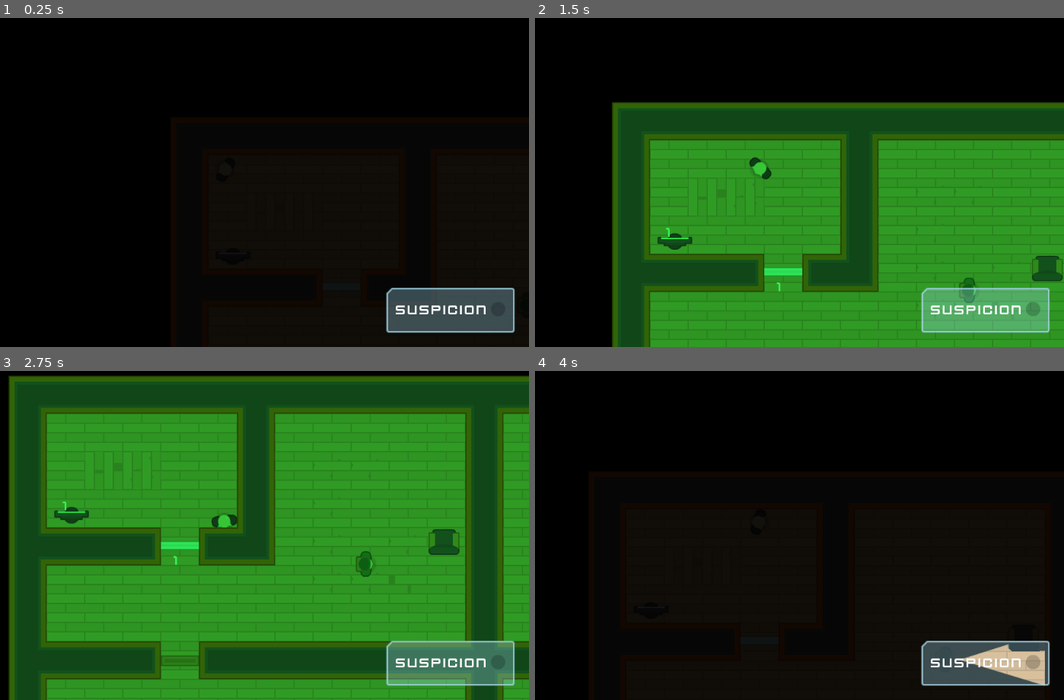
Above: before the commit, frames 1-4 (two rows, left to right).
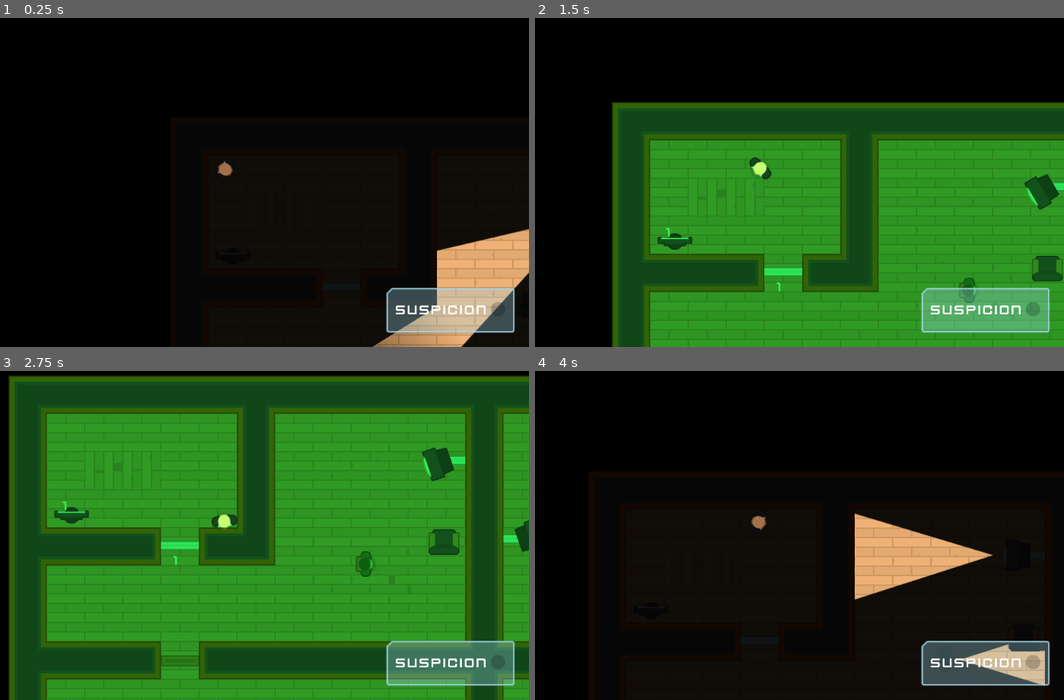
Above: after the commit, the same moments.

Repository: EvertonHimself/HeistMeisters
Game: Godot game, scene res://Levels/Level1.tscn
The game is run twice, just before and just after one commit, with the same random seed, the same clock (stepped at 60 frames per second) and the same inputs.
Inputs (mouse positions are in pixels of both pictures, inside the frame that each line leads up to):
- Up to frame 1 (0.25 s): no input
- Up to frame 2 (1.5 s): tap Enter at 0.5 s; move the mouse to (878, 287) at 0.52 s; hold D (move_right) 0.53-1.28 s; tap E (toggle_disguise, bound only after the commit) at 0.6 s; click (878, 287) at 0.67 s; move the mouse to (693, 238) at 1.27 s; hold S (move_down) from 1.28 s (still down); tap F (flashlight) at 1.35 s; click (693, 238) at 1.42 s
- Up to frame 3 (2.75 s): tap E (toggle_disguise, bound only after the commit) at 1.55, 2.1 s; move the mouse to (243, 680) at 2.02 s; release S (move_down) at 2.03 s; hold D (move_right) from 2.03 s (still down); click (243, 680) at 2.17 s
- Up to frame 4 (4 s): move the mouse to (730, 594) at 2.77 s; release D (move_right) at 2.78 s; hold W (move_up) 2.78-3.53 s; tap E (toggle_disguise, bound only after the commit) at 2.85, 3.8 s; click (730, 594) at 2.92 s; move the mouse to (942, 574) at 3.52 s; hold A (move_left) from 3.53 s (still down); tap F (flashlight) at 3.6 s

The runs differ from the first frame. In frame 1, 5.0% of the frame differs, in the area x 41-100%, y 43-100%; in frame 2, 0.6%; in frame 3, 0.8%; in frame 4, 3.6%.
Error in both runs: Invalid get index '0' (on base: 'PoolVector2Array'). (res://Characters/NPCs/Guard.gd:26)

Commit message:
Created "the box".
Created "the box" for the player to hide in.

Diff:
--- /dev/null
+++ b/Characters/BoxOccluder.tres
@@ -0,0 +1,4 @@
+[gd_resource type="OccluderPolygon2D" format=2]
+
+[resource]
+polygon = PoolVector2Array( -15.5629, -15.628, 15.8024, -15.9253, 15.8024, 16.1833, -15.8602, 15.886 )
--- /dev/null
+++ b/Characters/HumanOccluder.tres
@@ -0,0 +1,4 @@
+[gd_resource type="OccluderPolygon2D" format=2]
+
+[resource]
+polygon = PoolVector2Array( -7.15372, -22.2154, 2.35994, -21.6208, 6.52216, -15.3774, 8.00867, -9.1341, 12.1709, -0.809654, 10.6844, 3.94717, 8.60327, 9.59591, 6.52216, 14.3527, 3.54915, 19.7042, -5.0726, 20.8934, -10.424, 15.2446, -12.2079, 7.8121, -15.1809, 2.75797, -14.5863, -5.56648, -11.3159, -9.1341, -11.0186, -16.5666 )
--- a/Characters/NPCs/PlayerDetection.gd
+++ b/Characters/NPCs/PlayerDetection.gd
@@ -13,6 +13,8 @@
 func _process(delta):
 	if Player_in_FOV() and Player_in_LOS():
 		$Torch.color = RED
+		# Do this before "SuspicionMeter.gd".
+		get_tree().call_group("SuspicionMeter", "player_seen")
 	else:
 		$Torch.color = WHITE
 
--- a/Characters/Player.tscn
+++ b/Characters/Player.tscn
@@ -10,3 +10,7 @@
 
 [node name="Sprite" parent="." index="0"]
 texture = ExtResource( 3 )
+
+[node name="Light2D" type="Light2D" parent="." index="3"]
+texture = ExtResource( 3 )
+energy = 0.75
--- a/Characters/TemplateCharacter.tscn
+++ b/Characters/TemplateCharacter.tscn
@@ -2,12 +2,10 @@
 
 [ext_resource path="res://GFX/PNG/Man Red/manRed_stand.png" type="Texture" id=1]
 [ext_resource path="res://Characters/TemplateCharacter.gd" type="Script" id=2]
+[ext_resource path="res://Characters/HumanOccluder.tres" type="OccluderPolygon2D" id=3]
 
 [sub_resource type="CapsuleShape2D" id=1]
 height = 23.8298
-
-[sub_resource type="OccluderPolygon2D" id=2]
-polygon = PoolVector2Array( -7.15372, -22.2154, 2.35994, -21.6208, 6.52216, -15.3774, 8.00867, -9.1341, 12.1709, -0.809654, 10.6844, 3.94717, 8.60327, 9.59591, 6.52216, 14.3527, 3.54915, 19.7042, -5.0726, 20.8934, -10.424, 15.2446, -12.2079, 7.8121, -15.1809, 2.75797, -14.5863, -5.56648, -11.3159, -9.1341, -11.0186, -16.5666 )
 
 [node name="TemplateCharacter" type="KinematicBody2D"]
 script = ExtResource( 2 )
@@ -24,4 +22,4 @@
 shape = SubResource( 1 )
 
 [node name="LightOccluder2D" type="LightOccluder2D" parent="."]
-occluder = SubResource( 2 )
+occluder = ExtResource( 3 )
--- a/Interface/GUI.tscn
+++ b/Interface/GUI.tscn
@@ -1,9 +1,10 @@
-[gd_scene load_steps=5 format=2]
+[gd_scene load_steps=6 format=2]
 
 [ext_resource path="res://GFX/Interface/PNG/dot_shadow.png" type="Texture" id=1]
 [ext_resource path="res://GFX/Interface/PNG/glassPanel_cornerTL.png" type="Texture" id=2]
 [ext_resource path="res://GFX/Interface/PNG/dotRed.png" type="Texture" id=3]
 [ext_resource path="res://Interface/Theme.tres" type="Theme" id=4]
+[ext_resource path="res://Interface/SuspicionMeter.gd" type="Script" id=5]
 
 [node name="GUI" type="CanvasLayer"]
 
@@ -53,9 +54,15 @@
 margin_bottom = 27.0
 text = "SUSPICION"
 
-[node name="TextureProgress" type="TextureProgress" parent="Control/NinePatchRect/CenterContainer/HBoxContainer"]
+[node name="SuspicionMeter" type="TextureProgress" parent="Control/NinePatchRect/CenterContainer/HBoxContainer" groups=[
+"SuspicionMeter",
+]]
 margin_left = 160.0
 margin_right = 184.0
 margin_bottom = 27.0
+max_value = 150.0
+step = 0.25
 texture_under = ExtResource( 1 )
 texture_progress = ExtResource( 3 )
+fill_mode = 4
+script = ExtResource( 5 )
--- /dev/null
+++ b/Interface/SuspicionMeter.gd
@@ -0,0 +1,18 @@
+extends TextureProgress
+
+export var suspicion_multiplier = 2
+
+func _ready():
+	value = 0
+
+func _process(delta):
+	value -= step
+
+func player_seen():
+	value += step * suspicion_multiplier
+
+	if value == max_value:
+		end_game()
+
+func end_game():
+	get_tree().quit()
--- a/Levels/Level1.tscn
+++ b/Levels/Level1.tscn
@@ -36,9 +36,6 @@
 [node name="Furniture" parent="Navigation2D" index="2"]
 tile_data = PoolIntArray( 262155, 4, 0, 589828, 1, 0, 589829, 2, 0, 589830, 3, 0, 589840, 0, 0, 655376, 4, 0 )
 
-[node name="Cameras" parent="." index="3"]
-visible = false
-
 [node name="Camera" parent="Cameras" index="0" instance=ExtResource( 2 )]
 position = Vector2( 95.4173, 642.897 )
 
--- a/Player.gd
+++ b/Player.gd
@@ -1,6 +1,15 @@
 extends "res://Characters/TemplateCharacter.gd"
 
 var motion = Vector2()
+
+const PLAYER_SPRITE = "res://GFX/PNG/Hitman 1/hitman1_stand.png"
+const BOX_SPRITE = "res://GFX/PNG/Tiles/tile_130.png"
+const PLAYER_OCCLUDER = "res://Characters/HumanOccluder.tres"
+const BOX_OCCLUDER = "res://Characters/BoxOccluder.tres"
+const PLAYER_LIGHT = "res://GFX/PNG/Hitman 1/hitman1_stand.png"
+const BOX_LIGHT = "res://GFX/PNG/Tiles/tile_130.png"
+
+var disguised = false
 
 func _physics_process(delta):
 	update_movement()
@@ -29,3 +38,26 @@
 func _input(event):
 	if Input.is_action_just_pressed("flashlight"):
 		get_tree().call_group("Interface", "cycle_vision_mode")
+	# Toggle the box.
+	if Input.is_action_justpressed("toggle_disguise"):
+		toggle_disguise()
+
+func toggle_disguise():
+	if disguised:
+		reveal()
+	else:
+		disguise()
+
+func reveal():
+	$Sprite.texture = load(PLAYER_SPRITE)
+	$LightOccluder2D.occluder = load(PLAYER_OCCLUDER)
+	$Light2D.texture = load(PLAYER_LIGHT)
+	disguised = false
+	collision_layer = 16
+
+func disguise():
+	$Sprite.texture = load(BOX_SPRITE)
+	$LightOccluder2D.occluder = load(BOX_OCCLUDER)
+	$Light2D.texture = load(BOX_LIGHT)
+	disguised = false
+	collision_layer = 1
--- a/project.godot
+++ b/project.godot
@@ -50,6 +50,11 @@
 "events": [ Object(InputEventKey,"resource_local_to_scene":false,"resource_name":"","device":0,"alt":false,"shift":false,"control":false,"meta":false,"command":false,"pressed":false,"scancode":70,"unicode":0,"echo":false,"script":null)
  ]
 }
+toggle_disguise={
+"deadzone": 0.5,
+"events": [ Object(InputEventKey,"resource_local_to_scene":false,"resource_name":"","device":0,"alt":false,"shift":false,"control":false,"meta":false,"command":false,"pressed":false,"scancode":69,"unicode":0,"echo":false,"script":null)
+ ]
+}
 
 [layer_names]
 
